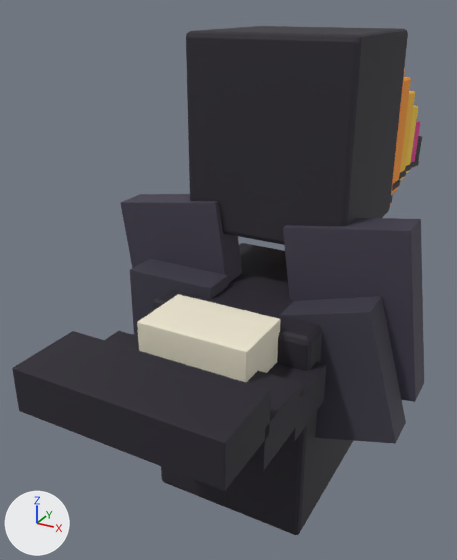
The glTF model public/models/pets/toucan.glb, before and after one commit.
One viewpoint serves both versions: a camera (50 mm lens) standing at (0.533, -1.172, 1.051) and looking at (-0.191, 0.145, 0.393). Lighting does not change. The marker at lower left points along +X, +Y and +Z. The picture after the commit comes second. Where no turn or scale is listed for an object, it has been applied to the vertices. Vertices at exactly the same position are counted once.

The first picture shows 'body', 'head', 'tail', 'wing.L', 'wing.R'.
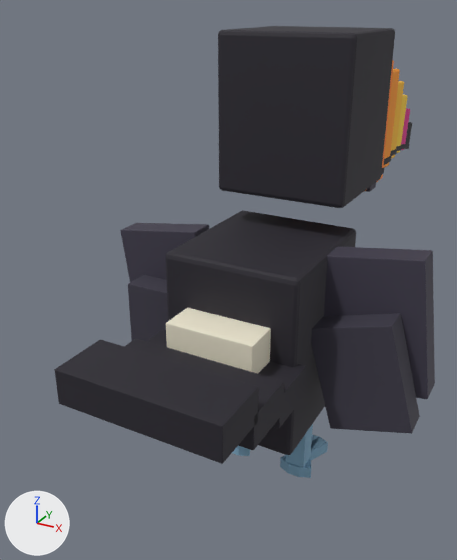
ob_root is not drawn itself; it is the parent of ob_tail.

Where the newer file only moved an object's origin or applied its transform, the numbers keep the older frame.

Pixel boxes (x1, y1, x2, y2) of what changed, in the pictures (457 x 560 px; the box of a moved part takes in the faces that stretch with it):
'head', moved, rescaled (18% narrower, 17% shorter)
    before: (186, 26, 422, 245)
    after: (218, 26, 412, 208)
'tail', reshaped, moved, rescaled (20% narrower, 21% shorter)
    before: (12, 294, 326, 491)
    after: (54, 308, 306, 464)
'body', moved, rescaled
    before: (152, 243, 353, 535)
    after: (165, 210, 356, 455)
'wing.L', moved, rescaled (14% narrower, 17% shorter)
    before: (280, 218, 424, 444)
    after: (311, 247, 435, 434)
'wing.R', moved, rescaled
    before: (120, 194, 242, 333)
    after: (120, 223, 209, 342)
part 3 of me_tail, moved or reshaped
    before: (133, 331, 326, 441)
    after: (147, 328, 306, 429)
part 4 of me_tail, moved or reshaped
    before: (105, 331, 301, 471)
    after: (124, 339, 284, 450)
part 5 of me_tail, moved or reshaped
    before: (12, 331, 270, 491)
    after: (54, 340, 257, 464)
'leg.FL', unchanged, uncovered by the edit
    after: (280, 424, 328, 478)

Diff of the bpy script that builds the scene:
```diff
--- a/public/models/pets/toucan.glb.py
+++ b/public/models/pets/toucan.glb.py
@@ me_body @@
 # used by ob_body; location = (0.0, 0.0, 0.156)
-me_body.from_pydata(...)  # 112 vertices, 208 faces; spans x -0.176..0.176, y -0.217..0.233, z -0.143..0.335
+me_body.from_pydata(...)  # 112 vertices, 208 faces; spans x -0.145..0.145, y -0.207..0.163, z 0.048..0.441
+# me_body part 1: the whole mesh is scaled about its middle by 0.822, then moved by (0.0, -0.03, 0.149)
 me_body.materials.append(mat_blk_26232d)
@@ me_head @@
 # used by ob_head; location = (0.0, 0.075, 0.734)
-me_head.from_pydata(...)  # 405 vertices, 722 faces; spans x -0.176..0.176, y -0.137..1.104, z -0.231..0.266
+me_head.from_pydata(...)  # 405 vertices, 722 faces; spans x -0.145..0.145, y -0.065..0.955, z -0.142..0.266
+# me_head part 2: the whole mesh is scaled about its middle by 0.822, then moved by (0.0, -0.038, 0.044)
 me_head.materials.append(mat_blk_26232d)
@@ me_tail @@
 # used by ob_tail; parent = ob_root; location = (0.0, -0.19, 0.4); scale = (0.312, 0.115, 0.066)
-me_tail.from_pydata(...)  # 280 vertices, 540 faces; spans x -0.5..0.5, y -2.29..0.45, z -1.14..1.59
+me_tail.from_pydata(...)  # 280 vertices, 540 faces; spans x -0.5..0.5, y -2.67..0.22, z -1.14..1.6
+# me_tail part 3: the loose piece of 56 vertices spanning x -0.5..0.5, y -0.55..0.45, z -0.5..0.5 is moved by (0.0, -0.38, 0.04)
+# me_tail part 4: the loose piece of 56 vertices spanning x -0.5..0.5, y -1.42..-0.42, z -0.14..0.86 is moved by (0.0, -0.38, 0.04)
+# me_tail part 5: the loose piece of 56 vertices spanning x -0.5..0.5, y -2.29..-1.29, z 0.56..1.56 is moved by (0.0, -0.38, 0.04)
 me_tail.materials.append(mat_blk_26232d)
@@ me_wing_l @@
 # used by ob_wing_l; location = (0.176, -0.038, 0.483)
-me_wing_l.from_pydata(...)  # 112 vertices, 216 faces; spans x -0.124..0.174, y -0.115..0.038, z -0.262..0.195
+me_wing_l.from_pydata(...)  # 112 vertices, 216 faces; spans x -0.05..0.194, y -0.088..0.038, z -0.238..0.137
+# me_wing_l part 6: the whole mesh is scaled about its middle by 0.822, then moved by (0.047, 0.014, -0.017)
 me_wing_l.materials.append(mat_blk_3f3b4b)
@@ me_wing_r @@
 # used by ob_wing_r; location = (-0.176, -0.038, 0.483)
-me_wing_r.from_pydata(...)  # 112 vertices, 216 faces; spans x -0.174..0.124, y -0.115..0.038, z -0.242..0.188
+me_wing_r.from_pydata(...)  # 112 vertices, 216 faces; spans x -0.19..0.054, y -0.088..0.038, z -0.245..0.109
+# me_wing_r part 7: the whole mesh is scaled about its middle by 0.822, then moved by (-0.043, 0.014, -0.041)
 me_wing_r.materials.append(mat_blk_3f3b4b)
@@ ob_root @@
 ob_root = bpy.data.objects.new('root', None)
-ob_root.location = (0.0, 0.0, -0.121)
-ob_root.scale = (1.26, 1.26, 1.26)
+ob_root.location = (0.0, 0.0, -0.0336)
+ob_root.scale = (1.03, 1.03, 1.03)
```
